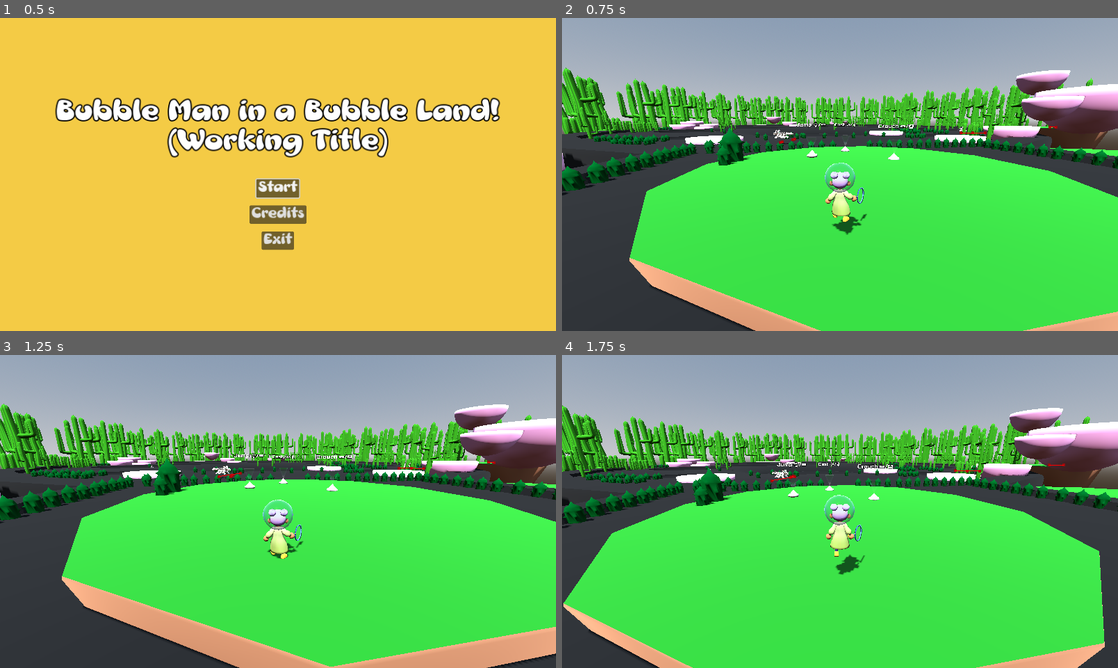
Above: before the commit, frames 1-4 (two rows, left to right).
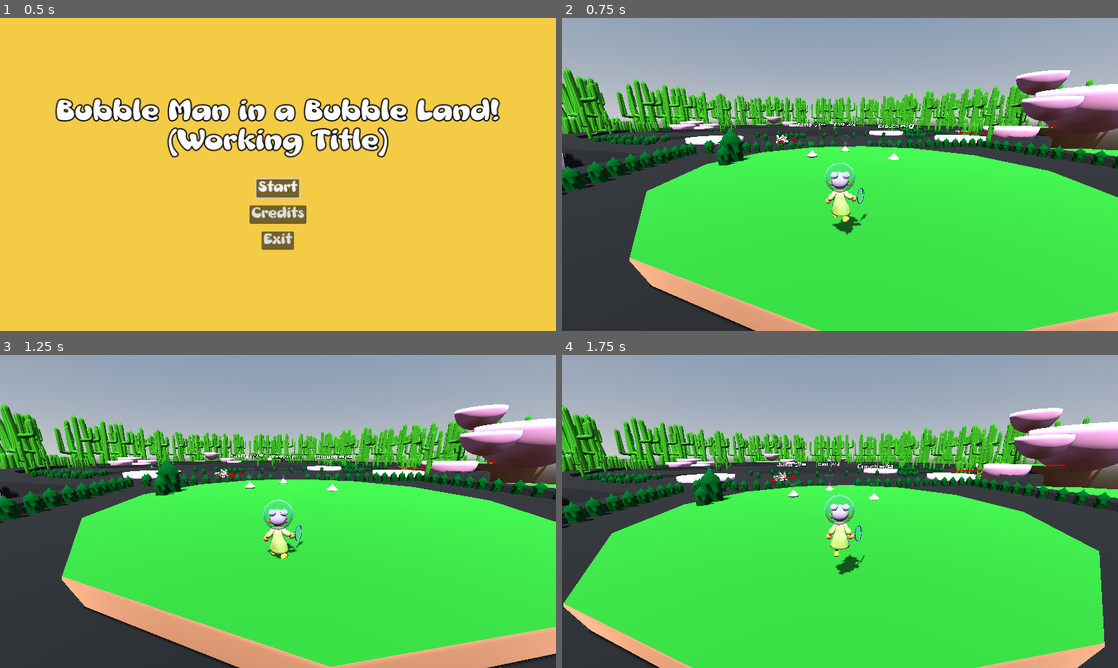
Above: after the commit, the same moments.

Repository: Gertkeno/GGJ2025
Game: Godot game, scene res://main_menu.tscn
Two runs of this game, one before a commit and one after it. Both use one fixed random seed, a clock stepped at 60 frames per second and the inputs below.
Inputs (mouse positions are in pixels of both pictures, inside the frame that each line leads up to):
- Up to frame 1 (0.5 s): no input
- Up to frame 2 (0.75 s): click "Start" at 0.5 s
- Up to frame 3 (1.25 s): no input
- Up to frame 4 (1.75 s): move the mouse to (962, 495) at 1.27 s; press the mouse at (962, 495) at 1.28 s; hold Right (right) from 1.28 s (still down); tap Space (jump) at 1.52 s

Frame 1 is identical in both runs. In frame 2, less than 0.1% of the frame differs, in the area x 38-73%, y 34-41%; in frame 3, less than 0.1%; in frame 4, less than 0.1%.

Commit message:
defensive beast with collisoin capturable

Diff:
--- a/DefenseBeast/defense_beast.tscn
+++ b/DefenseBeast/defense_beast.tscn
@@ -8,6 +8,10 @@
 
 [sub_resource type="SphereShape3D" id="SphereShape3D_25x5b"]
 
+[sub_resource type="CapsuleShape3D" id="CapsuleShape3D_tyumq"]
+radius = 1.0
+height = 4.0
+
 [node name="DefenseBeast" type="Node3D"]
 transform = Transform3D(1, 0, 0, 0, 1, 0, 0, 0, 1, 0, 1.0037, 0)
 script = ExtResource("1_363l7")
@@ -16,12 +20,11 @@
 script = ExtResource("2_ljxhn")
 
 [node name="BubbleAnimal" parent="DefaultBehavior" instance=ExtResource("2_30sx1")]
-transform = Transform3D(-0.00796779, 0, 0.999968, 0, 1, 0, -0.999968, 0, -0.00796779, 0, 0, 0)
-collision_layer = 8
+transform = Transform3D(1, 0, 0, 0, 1, 0, 0, 0, 1, 0, 0, 0)
 collision_mask = 171
 
 [node name="Bub Defensive" parent="DefaultBehavior/BubbleAnimal" instance=ExtResource("4_a17be")]
-transform = Transform3D(-8.74228e-09, 0, 0.2, 0, 0.2, 0, -0.2, 0, -8.74228e-09, 0, 0, 0)
+transform = Transform3D(-0.2, 0, -1.74846e-08, 0, 0.2, 0, 1.74846e-08, 0, -0.2, 0, -1, 0)
 
 [node name="BullhornArea" type="Area3D" parent="DefaultBehavior/BubbleAnimal"]
 transform = Transform3D(-0.00796779, 0, -0.999969, 0, 1, 0, 0.999969, 0, -0.00796779, 0, 0, 0)
@@ -32,6 +35,10 @@
 transform = Transform3D(1, 0, 0, 0, 1, 0, 0, 0, 1, -0.618652, 0, 0)
 shape = SubResource("SphereShape3D_25x5b")
 
+[node name="CollisionShape3D" type="CollisionShape3D" parent="DefaultBehavior/BubbleAnimal"]
+transform = Transform3D(1, 0, 0, 0, -4.37114e-08, 1, 0, -1, -4.37114e-08, 0, 0, 0)
+shape = SubResource("CapsuleShape3D_tyumq")
+
 [node name="DefenseBehavior" type="Node3D" parent="."]
 script = ExtResource("3_cdged")
 
--- a/System/bubble_animal.tscn
+++ b/System/bubble_animal.tscn
@@ -9,7 +9,8 @@
 [sub_resource type="SphereShape3D" id="SphereShape3D_g7hgu"]
 
 [node name="BubbleAnimal" type="CharacterBody3D"]
-collision_mask = 32
+collision_layer = 8
+collision_mask = 163
 script = ExtResource("1_qslwe")
 
 [node name="MeshInstance3D" type="MeshInstance3D" parent="."]
Not shown: 1 places in DefenseBeast/defense_beast.tscn that only renumber resources
